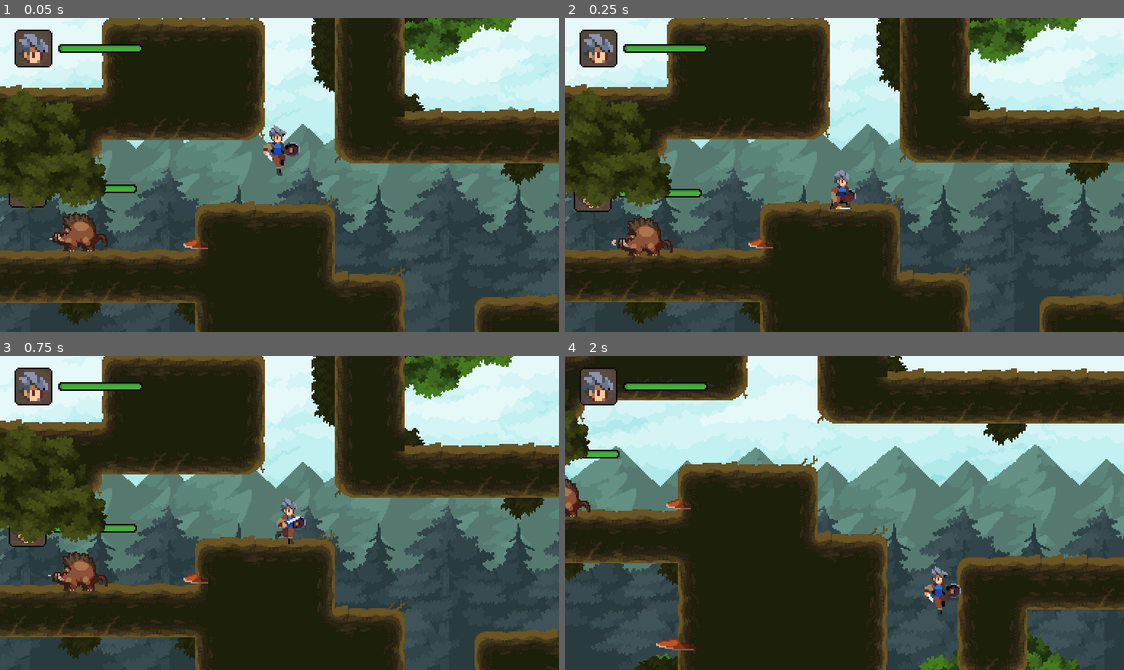
Above: before the commit, frames 1-4 (two rows, left to right).
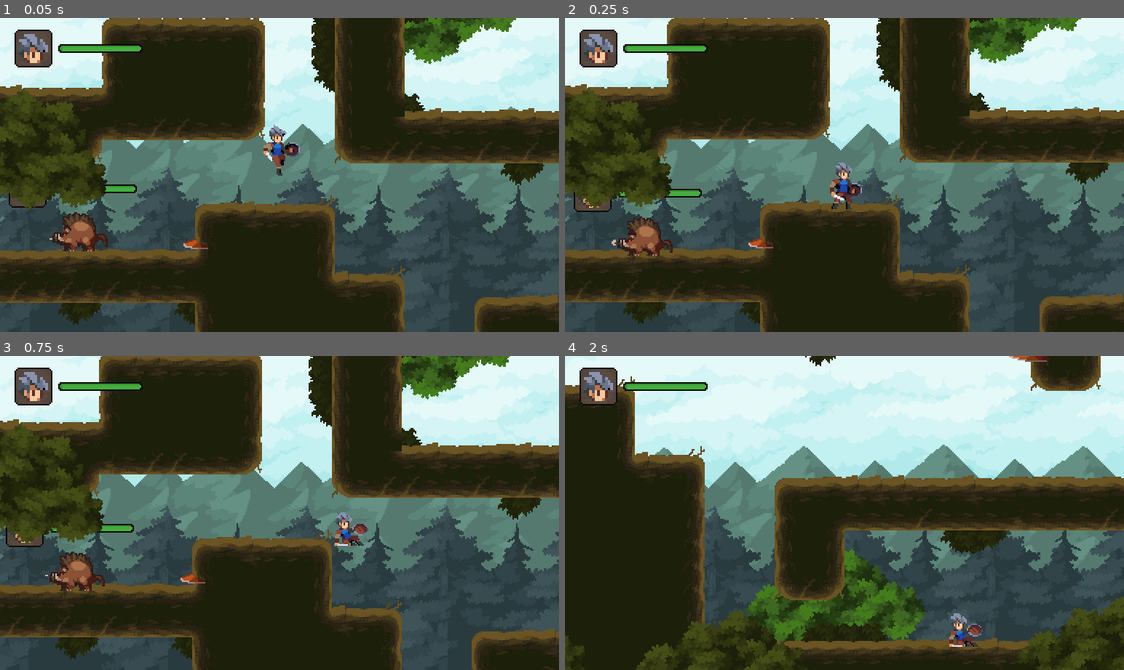
Above: after the commit, the same moments.

Repository: ukagaka/rpg-adventure
Game: Godot game, scene res://world.tscn
Same seed, same stepped clock (60 frames per second), same inputs: the game is played once before the commit and once after it.
Inputs:
- Up to frame 1 (0.05 s): no input
- Up to frame 2 (0.25 s): no input
- Up to frame 3 (0.75 s): hold Right (move_right) from 0.53 s (still down); hold Z (slide, bound only after the commit) from 0.53 s (still down)
- Up to frame 4 (2 s): keep holding Right (move_right); tap Space (jump) at 0.77, 1.52 s; release Z (slide, bound only after the commit) at 1.28 s; tap A (attack) at 1.35 s; tap Z (slide, bound only after the commit) at 1.55 s

Frame 1 is identical in both runs. In frame 2, 0.5% of the frame differs, in the area x 47-54%, y 46-61%; in frame 3, 6.1%; in frame 4, 68%, in the area x 0-100%, y 0-100%.

Commit message:
13:滑铲-滑铲功能完成

Diff:
--- a/player.gd
+++ b/player.gd
@@ -15,6 +15,9 @@
 	ATTACK_3,
 	HURT,
 	DYING,
+	SLIDING_START,
+	SLIDING_LOOP,
+	SLIDING_END,
 }
 
 const GROUND_STATES := [
@@ -29,11 +32,15 @@
 const JUMP_VELOCITY := -320.0
 const WALL_JUMP_VELOCITY := Vector2(380, -280)
 const KNOCKBACK_AMOUNT := 512.0
+const SLIDING_DURATION := 0.3
+const SLIDING_SPEED := 256.0
+const LANDING_HEIGHT := 100.0
 
 var default_gravity := ProjectSettings.get("physics/2d/default_gravity") as float
 var is_first_tick := false
 var is_combo_requested := false
 var pending_damage: Damage
+var fall_from_y : float
 
 
 #是否可以连击
@@ -48,6 +55,7 @@
 @onready var state_machine: StateMachine = $StateMachine
 @onready var stats: Stats = $Stats
 @onready var invincible_timer: Timer = $InvincibleTimer
+@onready var slide_request_timer: Timer = $SlideRequestTimer
 
 
 
@@ -64,6 +72,9 @@
 
 	if event.is_action_pressed("attack") and can_combo:
 		is_combo_requested = true
+
+	if event.is_action_pressed("slide"):
+		slide_request_timer.start()
 
 func tick_physics(state: State, delta:float) -> void:
 	if invincible_timer.time_left > 0 :
@@ -96,6 +107,11 @@
 
 		State.HURT, State.DYING:
 			stand(default_gravity, delta)
+		State.SLIDING_END:
+			stand(default_gravity, delta)
+
+		State.SLIDING_START, State.SLIDING_LOOP:
+			slide(delta)
 
 	is_first_tick = false
 
@@ -124,13 +140,23 @@
 
 	move_and_slide()
 
+func slide(delta: float) -> void:
+	velocity.x = graphics.scale.x * SLIDING_SPEED
+	velocity.y += default_gravity * delta
+	move_and_slide()
+
 func die() -> void:
 	get_tree().reload_current_scene()
 
 func can_wall_slide() -> bool:
 	return is_on_wall() and hand_checker.is_colliding() and foot_checker.is_colliding()
 
-
+func should_slide() -> bool:
+	if slide_request_timer.is_stopped():
+		return false
+	return not foot_checker.is_colliding()
+
+#负责状态转换
 func get_next_state(state: State) -> int:
 	if stats.health == 0:
 		return StateMachine.KEEP_CURRENT if state == State.DYING else State.DYING
@@ -153,12 +179,16 @@
 		State.IDLE:
 			if Input.is_action_just_pressed("attack"):
 				return State.ATTACK_1
+			if should_slide():
+				return State.SLIDING_START
 			if not is_still:
 				return State.RUNNING
 
 		State.RUNNING:
 			if Input.is_action_just_pressed("attack"):
 				return State.ATTACK_1
+			if should_slide():
+				return State.SLIDING_START
 			if is_still:
 				return State.IDLE
 
@@ -168,13 +198,12 @@
 
 		State.FALL:
 			if is_on_floor():
-				return State.LANDING if is_still else State.RUNNING
+				var height := global_position.y - fall_from_y
+				return State.LANDING if height >= LANDING_HEIGHT else State.RUNNING
 			if can_wall_slide():
 				return State.WALL_SLIDING
 
 		State.LANDING:
-			if not is_still:
-				return State.RUNNING
 			if not animation_player.is_playing():
 				return State.IDLE
 
@@ -204,6 +233,15 @@
 			if not animation_player.is_playing():
 				return State.IDLE
 
+		State.SLIDING_START:
+			if not animation_player.is_playing():
+				return State.SLIDING_LOOP
+		State.SLIDING_END:
+			if not animation_player.is_playing():
+				return State.IDLE
+		State.SLIDING_LOOP:
+			if state_machine.state_time > SLIDING_DURATION or is_on_wall():
+				return State.SLIDING_END
 		State.HURT:
 			if not animation_player.is_playing():
 				return State.IDLE
@@ -212,7 +250,7 @@
 
 
 
-
+#负责播放动画
 func transition_state(from: State, to: State)-> void:
 	print("[%s] %s => %s" %[
 		Engine.get_physics_frames(),
@@ -240,6 +278,7 @@
 			animation_player.play("fall")
 			if from in GROUND_STATES:
 				coyote_timer.start()
+			fall_from_y = global_position.y
 		State.LANDING:
 			animation_player.play("landing")
 		State.WALL_SLIDING:
@@ -275,6 +314,13 @@
 		State.DYING:
 			animation_player.play("die")
 			invincible_timer.stop()
+		State.SLIDING_START:
+			animation_player.play("sliding_start")
+			slide_request_timer.stop()
+		State.SLIDING_LOOP:
+			animation_player.play("sliding_loop")
+		State.SLIDING_END:
+			animation_player.play("sliding_end")
 
 	#调试用
 	#if to == State.WALL_JUMP:
--- a/player.tscn
+++ b/player.tscn
@@ -169,6 +169,18 @@
 "transitions": PackedFloat32Array(1),
 "update": 1,
 "values": [true]
+}
+tracks/12/type = "value"
+tracks/12/imported = false
+tracks/12/enabled = true
+tracks/12/path = NodePath("Graphics/Hurtbox:monitorable")
+tracks/12/interp = 1
+tracks/12/loop_wrap = true
+tracks/12/keys = {
+"times": PackedFloat32Array(0),
+"transitions": PackedFloat32Array(1),
+"update": 1,
+"values": [false]
 }
 
 [sub_resource type="Animation" id="Animation_edom5"]
@@ -318,6 +330,18 @@
 "transitions": PackedFloat32Array(1),
 "update": 1,
 "values": [true]
+}
+tracks/12/type = "value"
+tracks/12/imported = false
+tracks/12/enabled = true
+tracks/12/path = NodePath("Graphics/Hurtbox:monitorable")
+tracks/12/interp = 1
+tracks/12/loop_wrap = true
+tracks/12/keys = {
+"times": PackedFloat32Array(0),
+"transitions": PackedFloat32Array(1),
+"update": 1,
+"values": [false]
 }
 
 [sub_resource type="Animation" id="Animation_lob7c"]
@@ -467,6 +491,18 @@
 "update": 1,
 "values": [true]
 }
+tracks/12/type = "value"
+tracks/12/imported = false
+tracks/12/enabled = true
+tracks/12/path = NodePath("Graphics/Hurtbox:monitorable")
+tracks/12/interp = 1
+tracks/12/loop_wrap = true
+tracks/12/keys = {
+"times": PackedFloat32Array(0),
+"transitions": PackedFloat32Array(1),
+"update": 1,
+"values": [false]
+}
 
 [sub_resource type="Animation" id="Animation_rqmrp"]
 resource_name = "attack_3"
@@ -616,6 +652,18 @@
 "update": 1,
 "values": [true]
 }
+tracks/12/type = "value"
+tracks/12/imported = false
+tracks/12/enabled = true
+tracks/12/path = NodePath("Graphics/Hurtbox:monitorable")
+tracks/12/interp = 1
+tracks/12/loop_wrap = true
+tracks/12/keys = {
+"times": PackedFloat32Array(0),
+"transitions": PackedFloat32Array(1),
+"update": 1,
+"values": [false]
+}
 
 [sub_resource type="Animation" id="Animation_2neri"]
 resource_name = "fall"
@@ -765,6 +813,18 @@
 "update": 1,
 "values": [true]
 }
+tracks/12/type = "value"
+tracks/12/imported = false
+tracks/12/enabled = true
+tracks/12/path = NodePath("Graphics/Hurtbox:monitorable")
+tracks/12/interp = 1
+tracks/12/loop_wrap = true
+tracks/12/keys = {
+"times": PackedFloat32Array(0),
+"transitions": PackedFloat32Array(1),
+"update": 1,
+"values": [false]
+}
 
 [sub_resource type="Animation" id="Animation_613x2"]
 resource_name = "idle"
@@ -913,6 +973,18 @@
 "update": 1,
 "values": [true]
 }
+tracks/12/type = "value"
+tracks/12/imported = false
+tracks/12/enabled = true
+tracks/12/path = NodePath("Graphics/Hurtbox:monitorable")
+tracks/12/interp = 1
+tracks/12/loop_wrap = true
+tracks/12/keys = {
+"times": PackedFloat32Array(0),
+"transitions": PackedFloat32Array(1),
+"update": 1,
+"values": [false]
+}
 
 [sub_resource type="Animation" id="Animation_rx3se"]
 resource_name = "jump"
@@ -1060,6 +1132,18 @@
 "transitions": PackedFloat32Array(1),
 "update": 1,
 "values": [true]
+}
+tracks/12/type = "value"
+tracks/12/imported = false
+tracks/12/enabled = true
+tracks/12/path = NodePath("Graphics/Hurtbox:monitorable")
+tracks/12/interp = 1
+tracks/12/loop_wrap = true
+tracks/12/keys = {
+"times": PackedFloat32Array(0),
+"transitions": PackedFloat32Array(1),
+"update": 1,
+"values": [false]
 }
 
 [sub_resource type="Animation" id="Animation_dn4ng"]
@@ -1210,6 +1294,18 @@
 "update": 1,
 "values": [true]
 }
+tracks/12/type = "value"
+tracks/12/imported = false
+tracks/12/enabled = true
+tracks/12/path = NodePath("Graphics/Hurtbox:monitorable")
+tracks/12/interp = 1
+tracks/12/loop_wrap = true
+tracks/12/keys = {
+"times": PackedFloat32Array(0),
+"transitions": PackedFloat32Array(1),
+"update": 1,
+"values": [false]
+}
 
 [sub_resource type="Animation" id="Animation_dcku2"]
 resource_name = "runing"
@@ -1359,6 +1455,18 @@
 "update": 1,
 "values": [true]
 }
+tracks/12/type = "value"
+tracks/12/imported = false
+tracks/12/enabled = true
+tracks/12/path = NodePath("Graphics/Hurtbox:monitorable")
+tracks/12/interp = 1
+tracks/12/loop_wrap = true
+tracks/12/keys = {
+"times": PackedFloat32Array(0),
+"transitions": PackedFloat32Array(1),
+"update": 1,
+"values": [false]
+}
 
 [sub_resource type="Animation" id="Animation_5oi7m"]
 resource_name = "wall_sliding"
@@ -1507,6 +1615,18 @@
 "update": 1,
 "values": [true]
 }
+tracks/12/type = "value"
+tracks/12/imported = false
+tracks/12/enabled = true
+tracks/12/path = NodePath("Graphics/Hurtbox:monitorable")
+tracks/12/interp = 1
+tracks/12/loop_wrap = true
+tracks/12/keys = {
+"times": PackedFloat32Array(0),
+"transitions": PackedFloat32Array(1),
+"update": 1,
+"values": [false]
+}
 
 [sub_resource type="Animation" id="Animation_ibtnv"]
 resource_name = "hurt"
@@ -1655,6 +1775,18 @@
 "update": 1,
 "values": [true]
 }
+tracks/12/type = "value"
+tracks/12/imported = false
+tracks/12/enabled = true
+tracks/12/path = NodePath("Graphics/Hurtbox:monitorable")
+tracks/12/interp = 1
+tracks/12/loop_wrap = true
+tracks/12/keys = {
+"times": PackedFloat32Array(0),
+"transitions": PackedFloat32Array(1),
+"update": 1,
+"values": [false]
+}
 
 [sub_resource type="Animation" id="Animation_sq77t"]
 resource_name = "die"
@@ -1816,6 +1948,502 @@
 "args": [],
 "method": &"die"
 }]
+}
+tracks/13/type = "value"
+tracks/13/imported = false
+tracks/13/enabled = true
+tracks/13/path = NodePath("Graphics/Hurtbox:monitorable")
+tracks/13/interp = 1
+tracks/13/loop_wrap = true
+tracks/13/keys = {
+"times": PackedFloat32Array(0),
+"transitions": PackedFloat32Array(1),
+"update": 1,
+"values": [false]
+}
+
+[sub_resource type="Animation" id="Animation_ylt2x"]
+resource_name = "sliding_start"
+length = 0.15
+step = 0.05
+tracks/0/type = "value"
+tracks/0/imported = false
+tracks/0/enabled = true
+tracks/0/path = NodePath("Graphics/Sprite2D:texture")
+tracks/0/interp = 1
+tracks/0/loop_wrap = true
+tracks/0/keys = {
+"times": PackedFloat32Array(0),
+"transitions": PackedFloat32Array(1),
+"update": 1,
+"values": [ExtResource("2_k02kf")]
+}
+tracks/1/type = "value"
+tracks/1/imported = false
+tracks/1/enabled = true
+tracks/1/path = NodePath("Graphics/Sprite2D:region_rect")
+tracks/1/interp = 1
+tracks/1/loop_wrap = true
+tracks/1/keys = {
+"times": PackedFloat32Array(0),
+"transitions": PackedFloat32Array(1),
+"update": 0,
+"values": [Rect2(0, 112, 168, 56)]
+}
+tracks/2/type = "value"
+tracks/2/imported = false
+tracks/2/enabled = true
+tracks/2/path = NodePath("Graphics/Sprite2D:hframes")
+tracks/2/interp = 1
+tracks/2/loop_wrap = true
+tracks/2/keys = {
+"times": PackedFloat32Array(0),
+"transitions": PackedFloat32Array(1),
+"update": 1,
+"values": [3]
+}
+tracks/3/type = "value"
+tracks/3/imported = false
+tracks/3/enabled = true
+tracks/3/path = NodePath("Graphics/Sprite2D:frame")
+tracks/3/interp = 1
+tracks/3/loop_wrap = true
+tracks/3/keys = {
+"times": PackedFloat32Array(0, 0.05, 0.1),
+"transitions": PackedFloat32Array(1, 1, 1),
+"update": 1,
+"values": [0, 1, 2]
+}
+tracks/4/type = "value"
+tracks/4/imported = false
+tracks/4/enabled = true
+tracks/4/path = NodePath("Graphics/Hurtbox:monitorable")
+tracks/4/interp = 1
+tracks/4/loop_wrap = true
+tracks/4/keys = {
+"times": PackedFloat32Array(0),
+"transitions": PackedFloat32Array(1),
+"update": 1,
+"values": [false]
+}
+tracks/5/type = "value"
+tracks/5/imported = false
+tracks/5/enabled = true
+tracks/5/path = NodePath("Graphics/Sprite2D:flip_h")
+tracks/5/interp = 1
+tracks/5/loop_wrap = true
+tracks/5/keys = {
+"times": PackedFloat32Array(0),
+"transitions": PackedFloat32Array(1),
+"update": 1,
+"values": [false]
+}
+tracks/6/type = "value"
+tracks/6/imported = false
+tracks/6/enabled = true
+tracks/6/path = NodePath("Graphics/Sprite2D:position")
+tracks/6/interp = 1
+tracks/6/loop_wrap = true
+tracks/6/keys = {
+"times": PackedFloat32Array(0),
+"transitions": PackedFloat32Array(1),
+"update": 0,
+"values": [Vector2(2.08165e-12, -28)]
+}
+tracks/7/type = "value"
+tracks/7/imported = false
+tracks/7/enabled = true
+tracks/7/path = NodePath(".:can_combo")
+tracks/7/interp = 1
+tracks/7/loop_wrap = true
+tracks/7/keys = {
+"times": PackedFloat32Array(0),
+"transitions": PackedFloat32Array(1),
+"update": 1,
+"values": [false]
+}
+tracks/8/type = "value"
+tracks/8/imported = false
+tracks/8/enabled = true
+tracks/8/path = NodePath("Graphics/Hitbox/AttackShape:disabled")
+tracks/8/interp = 1
+tracks/8/loop_wrap = true
+tracks/8/keys = {
+"times": PackedFloat32Array(0),
+"transitions": PackedFloat32Array(1),
+"update": 1,
+"values": [true]
+}
+tracks/9/type = "value"
+tracks/9/imported = false
+tracks/9/enabled = true
+tracks/9/path = NodePath("Graphics/Hitbox/AttackShape2:disabled")
+tracks/9/interp = 1
+tracks/9/loop_wrap = true
+tracks/9/keys = {
+"times": PackedFloat32Array(0),
+"transitions": PackedFloat32Array(1),
+"update": 1,
+"values": [true]
+}
+tracks/10/type = "value"
+tracks/10/imported = false
+tracks/10/enabled = true
+tracks/10/path = NodePath("Graphics/Hitbox/AttackShape3:disabled")
+tracks/10/interp = 1
+tracks/10/loop_wrap = true
+tracks/10/keys = {
+"times": PackedFloat32Array(0),
+"transitions": PackedFloat32Array(1),
+"update": 1,
+"values": [true]
+}
+tracks/11/type = "value"
+tracks/11/imported = false
+tracks/11/enabled = true
+tracks/11/path = NodePath("Graphics/Sprite2D:vframes")
+tracks/11/interp = 1
+tracks/11/loop_wrap = true
+tracks/11/keys = {
+"times": PackedFloat32Array(0),
+"transitions": PackedFloat32Array(1),
+"update": 1,
+"values": [1]
+}
+tracks/12/type = "value"
+tracks/12/imported = false
+tracks/12/enabled = true
+tracks/12/path = NodePath("Graphics/Hitbox:monitorable")
+tracks/12/interp = 1
+tracks/12/loop_wrap = true
+tracks/12/keys = {
+"times": PackedFloat32Array(0),
+"transitions": PackedFloat32Array(1),
+"update": 1,
+"values": [true]
+}
+
+[sub_resource type="Animation" id="Animation_xn8br"]
+resource_name = "sliding_loop"
+length = 0.15
+loop_mode = 1
+step = 0.05
+tracks/0/type = "value"
+tracks/0/imported = false
+tracks/0/enabled = true
+tracks/0/path = NodePath("Graphics/Sprite2D:texture")
+tracks/0/interp = 1
+tracks/0/loop_wrap = true
+tracks/0/keys = {
+"times": PackedFloat32Array(0),
+"transitions": PackedFloat32Array(1),
+"update": 1,
+"values": [ExtResource("2_k02kf")]
+}
+tracks/1/type = "value"
+tracks/1/imported = false
+tracks/1/enabled = true
+tracks/1/path = NodePath("Graphics/Sprite2D:region_rect")
+tracks/1/interp = 1
+tracks/1/loop_wrap = true
+tracks/1/keys = {
+"times": PackedFloat32Array(0),
+"transitions": PackedFloat32Array(1),
+"update": 0,
+"values": [Rect2(168, 112, 168, 56)]
+}
+tracks/2/type = "value"
+tracks/2/imported = false
+tracks/2/enabled = true
+tracks/2/path = NodePath("Graphics/Sprite2D:hframes")
+tracks/2/interp = 1
+tracks/2/loop_wrap = true
+tracks/2/keys = {
+"times": PackedFloat32Array(0),
+"transitions": PackedFloat32Array(1),
+"update": 1,
+"values": [3]
+}
+tracks/3/type = "value"
+tracks/3/imported = false
+tracks/3/enabled = true
+tracks/3/path = NodePath("Graphics/Sprite2D:frame")
+tracks/3/interp = 1
+tracks/3/loop_wrap = true
+tracks/3/keys = {
+"times": PackedFloat32Array(0, 0.05, 0.1),
+"transitions": PackedFloat32Array(1, 1, 1),
+"update": 1,
+"values": [0, 1, 2]
+}
+tracks/4/type = "value"
+tracks/4/imported = false
+tracks/4/enabled = true
+tracks/4/path = NodePath("Graphics/Hurtbox:monitorable")
+tracks/4/interp = 1
+tracks/4/loop_wrap = true
+tracks/4/keys = {
+"times": PackedFloat32Array(0),
+"transitions": PackedFloat32Array(1),
+"update": 1,
+"values": [false]
+}
+tracks/5/type = "value"
+tracks/5/imported = false
+tracks/5/enabled = true
+tracks/5/path = NodePath("Graphics/Sprite2D:flip_h")
+tracks/5/interp = 1
+tracks/5/loop_wrap = true
+tracks/5/keys = {
+"times": PackedFloat32Array(0),
+"transitions": PackedFloat32Array(1),
+"update": 1,
+"values": [false]
+}
+tracks/6/type = "value"
+tracks/6/imported = false
+tracks/6/enabled = true
+tracks/6/path = NodePath("Graphics/Sprite2D:position")
+tracks/6/interp = 1
+tracks/6/loop_wrap = true
+tracks/6/keys = {
+"times": PackedFloat32Array(0),
+"transitions": PackedFloat32Array(1),
+"update": 0,
+"values": [Vector2(2.08165e-12, -28)]
+}
+tracks/7/type = "value"
+tracks/7/imported = false
+tracks/7/enabled = true
+tracks/7/path = NodePath(".:can_combo")
+tracks/7/interp = 1
+tracks/7/loop_wrap = true
+tracks/7/keys = {
+"times": PackedFloat32Array(0),
+"transitions": PackedFloat32Array(1),
+"update": 1,
+"values": [false]
+}
+tracks/8/type = "value"
+tracks/8/imported = false
+tracks/8/enabled = true
+tracks/8/path = NodePath("Graphics/Hitbox/AttackShape:disabled")
+tracks/8/interp = 1
+tracks/8/loop_wrap = true
+tracks/8/keys = {
+"times": PackedFloat32Array(0),
+"transitions": PackedFloat32Array(1),
+"update": 1,
+"values": [true]
+}
+tracks/9/type = "value"
+tracks/9/imported = false
+tracks/9/enabled = true
+tracks/9/path = NodePath("Graphics/Hitbox/AttackShape2:disabled")
+tracks/9/interp = 1
+tracks/9/loop_wrap = true
+tracks/9/keys = {
+"times": PackedFloat32Array(0),
+"transitions": PackedFloat32Array(1),
+"update": 1,
+"values": [true]
+}
+tracks/10/type = "value"
+tracks/10/imported = false
+tracks/10/enabled = true
+tracks/10/path = NodePath("Graphics/Hitbox/AttackShape3:disabled")
+tracks/10/interp = 1
+tracks/10/loop_wrap = true
+tracks/10/keys = {
+"times": PackedFloat32Array(0),
+"transitions": PackedFloat32Array(1),
+"update": 1,
+"values": [true]
+}
+tracks/11/type = "value"
+tracks/11/imported = false
+tracks/11/enabled = true
+tracks/11/path = NodePath("Graphics/Sprite2D:vframes")
+tracks/11/interp = 1
+tracks/11/loop_wrap = true
+tracks/11/keys = {
+"times": PackedFloat32Array(0),
+"transitions": PackedFloat32Array(1),
+"update": 1,
+"values": [1]
+}
+tracks/12/type = "value"
+tracks/12/imported = false
+tracks/12/enabled = true
+tracks/12/path = NodePath("Graphics/Hitbox:monitorable")
+tracks/12/interp = 1
+tracks/12/loop_wrap = true
+tracks/12/keys = {
+"times": PackedFloat32Array(0),
+"transitions": PackedFloat32Array(1),
+"update": 1,
+"values": [true]
+}
+
+[sub_resource type="Animation" id="Animation_41fmo"]
+resource_name = "sliding_end"
+length = 0.1
+step = 0.05
+tracks/0/type = "value"
+tracks/0/imported = false
+tracks/0/enabled = true
+tracks/0/path = NodePath("Graphics/Sprite2D:texture")
+tracks/0/interp = 1
+tracks/0/loop_wrap = true
+tracks/0/keys = {
+"times": PackedFloat32Array(0),
+"transitions": PackedFloat32Array(1),
+"update": 1,
+"values": [ExtResource("2_k02kf")]
+}
+tracks/1/type = "value"
+tracks/1/imported = false
+tracks/1/enabled = true
+tracks/1/path = NodePath("Graphics/Sprite2D:region_rect")
+tracks/1/interp = 1
+tracks/1/loop_wrap = true
+tracks/1/keys = {
+"times": PackedFloat32Array(0),
+"transitions": PackedFloat32Array(1),
+"update": 0,
+"values": [Rect2(336, 112, 112, 56)]
+}
+tracks/2/type = "value"
+tracks/2/imported = false
+tracks/2/enabled = true
+tracks/2/path = NodePath("Graphics/Sprite2D:hframes")
+tracks/2/interp = 1
+tracks/2/loop_wrap = true
+tracks/2/keys = {
+"times": PackedFloat32Array(0),
+"transitions": PackedFloat32Array(1),
+"update": 1,
+"values": [2]
+}
+tracks/3/type = "value"
+tracks/3/imported = false
+tracks/3/enabled = true
+tracks/3/path = NodePath("Graphics/Sprite2D:frame")
+tracks/3/interp = 1
+tracks/3/loop_wrap = true
+tracks/3/keys = {
+"times": PackedFloat32Array(0, 0.05),
+"transitions": PackedFloat32Array(1, 1),
+"update": 1,
+"values": [0, 1]
+}
+tracks/4/type = "value"
+tracks/4/imported = false
+tracks/4/enabled = true
+tracks/4/path = NodePath("Graphics/Hurtbox:monitorable")
+tracks/4/interp = 1
+tracks/4/loop_wrap = true
+tracks/4/keys = {
+"times": PackedFloat32Array(0),
+"transitions": PackedFloat32Array(1),
+"update": 1,
+"values": [false]
+}
+tracks/5/type = "value"
+tracks/5/imported = false
+tracks/5/enabled = true
+tracks/5/path = NodePath("Graphics/Sprite2D:flip_h")
+tracks/5/interp = 1
+tracks/5/loop_wrap = true
+tracks/5/keys = {
+"times": PackedFloat32Array(0),
+"transitions": PackedFloat32Array(1),
+"update": 1,
+"values": [false]
+}
+tracks/6/type = "value"
+tracks/6/imported = false
+tracks/6/enabled = true
+tracks/6/path = NodePath("Graphics/Sprite2D:position")
+tracks/6/interp = 1
+tracks/6/loop_wrap = true
+tracks/6/keys = {
+"times": PackedFloat32Array(0),
+"transitions": PackedFloat32Array(1),
+"update": 0,
+"values": [Vector2(2.08165e-12, -28)]
+}
+tracks/7/type = "value"
+tracks/7/imported = false
+tracks/7/enabled = true
+tracks/7/path = NodePath(".:can_combo")
+tracks/7/interp = 1
+tracks/7/loop_wrap = true
+tracks/7/keys = {
+"times": PackedFloat32Array(0),
+"transitions": PackedFloat32Array(1),
+"update": 1,
+"values": [false]
+}
+tracks/8/type = "value"
+tracks/8/imported = false
+tracks/8/enabled = true
+tracks/8/path = NodePath("Graphics/Hitbox/AttackShape:disabled")
+tracks/8/interp = 1
+tracks/8/loop_wrap = true
+tracks/8/keys = {
+"times": PackedFloat32Array(0),
+"transitions": PackedFloat32Array(1),
+"update": 1,
+"values": [true]
+}
+tracks/9/type = "value"
+tracks/9/imported = false
+tracks/9/enabled = true
+tracks/9/path = NodePath("Graphics/Hitbox/AttackShape2:disabled")
+tracks/9/interp = 1
+tracks/9/loop_wrap = true
+tracks/9/keys = {
+"times": PackedFloat32Array(0),
+"transitions": PackedFloat32Array(1),
+"update": 1,
+"values": [true]
+}
+tracks/10/type = "value"
+tracks/10/imported = false
+tracks/10/enabled = true
+tracks/10/path = NodePath("Graphics/Hitbox/AttackShape3:disabled")
+tracks/10/interp = 1
+tracks/10/loop_wrap = true
+tracks/10/keys = {
+"times": PackedFloat32Array(0),
+"transitions": PackedFloat32Array(1),
+"update": 1,
+"values": [true]
+}
+tracks/11/type = "value"
+tracks/11/imported = false
+tracks/11/enabled = true
+tracks/11/path = NodePath("Graphics/Sprite2D:vframes")
+tracks/11/interp = 1
+tracks/11/loop_wrap = true
+tracks/11/keys = {
+"times": PackedFloat32Array(0),
+"transitions": PackedFloat32Array(1),
+"update": 1,
+"values": [1]
+}
+tracks/12/type = "value"
+tracks/12/imported = false
+tracks/12/enabled = true
+tracks/12/path = NodePath("Graphics/Hitbox:monitorable")
+tracks/12/interp = 1
+tracks/12/loop_wrap = true
+tracks/12/keys = {
+"times": PackedFloat32Array(0),
+"transitions": PackedFloat32Array(1),
+"update": 1,
+"values": [true]
 }
 
 [sub_resource type="AnimationLibrary" id="AnimationLibrary_1qqp6"]
@@ -1831,6 +2459,9 @@
 "jump": SubResource("Animation_rx3se"),
 "landing": SubResource("Animation_dn4ng"),
 "runing": SubResource("Animation_dcku2"),
+"sliding_end": SubResource("Animation_41fmo"),
+"sliding_loop": SubResource("Animation_xn8br"),
+"sliding_start": SubResource("Animation_ylt2x"),
 "wall_sliding": SubResource("Animation_5oi7m")
 }
 
@@ -1858,6 +2489,7 @@
 [node name="Hurtbox" type="Area2D" parent="Graphics"]
 collision_layer = 8
 collision_mask = 0
+monitorable = false
 script = ExtResource("3_uwq5r")
 
 [node name="CollisionShape2D" type="CollisionShape2D" parent="Graphics/Hurtbox"]
@@ -1898,6 +2530,10 @@
 one_shot = true
 
 [node name="JumpRequestTimer" type="Timer" parent="."]
+wait_time = 0.1
+one_shot = true
+
+[node name="SlideRequestTimer" type="Timer" parent="."]
 wait_time = 0.1
 one_shot = true
 
--- a/project.godot
+++ b/project.godot
@@ -49,6 +49,11 @@
 "events": [Object(InputEventKey,"resource_local_to_scene":false,"resource_name":"","device":-1,"window_id":0,"alt_pressed":false,"shift_pressed":false,"ctrl_pressed":false,"meta_pressed":false,"pressed":false,"keycode":0,"physical_keycode":65,"key_label":0,"unicode":97,"echo":false,"script":null)
 ]
 }
+slide={
+"deadzone": 0.5,
+"events": [Object(InputEventKey,"resource_local_to_scene":false,"resource_name":"","device":-1,"window_id":0,"alt_pressed":false,"shift_pressed":false,"ctrl_pressed":false,"meta_pressed":false,"pressed":false,"keycode":0,"physical_keycode":90,"key_label":0,"unicode":122,"echo":false,"script":null)
+]
+}
 
 [layer_names]
 
Not shown: 1 places in player.tscn that only renumber resources
